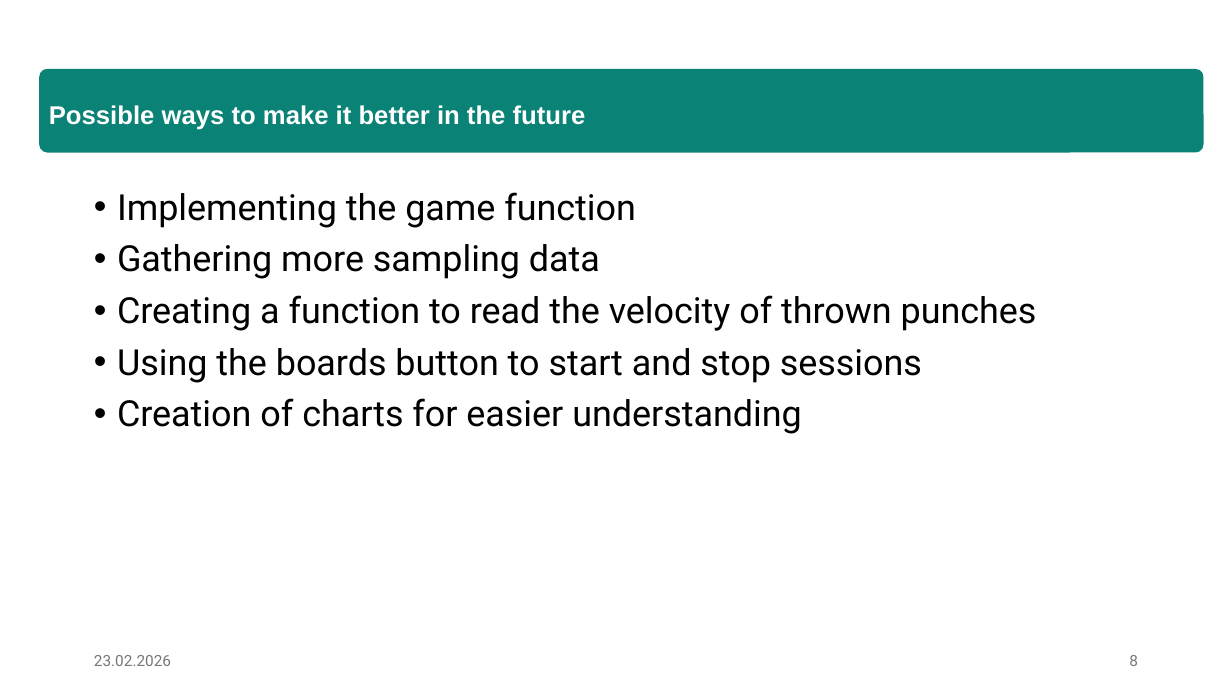
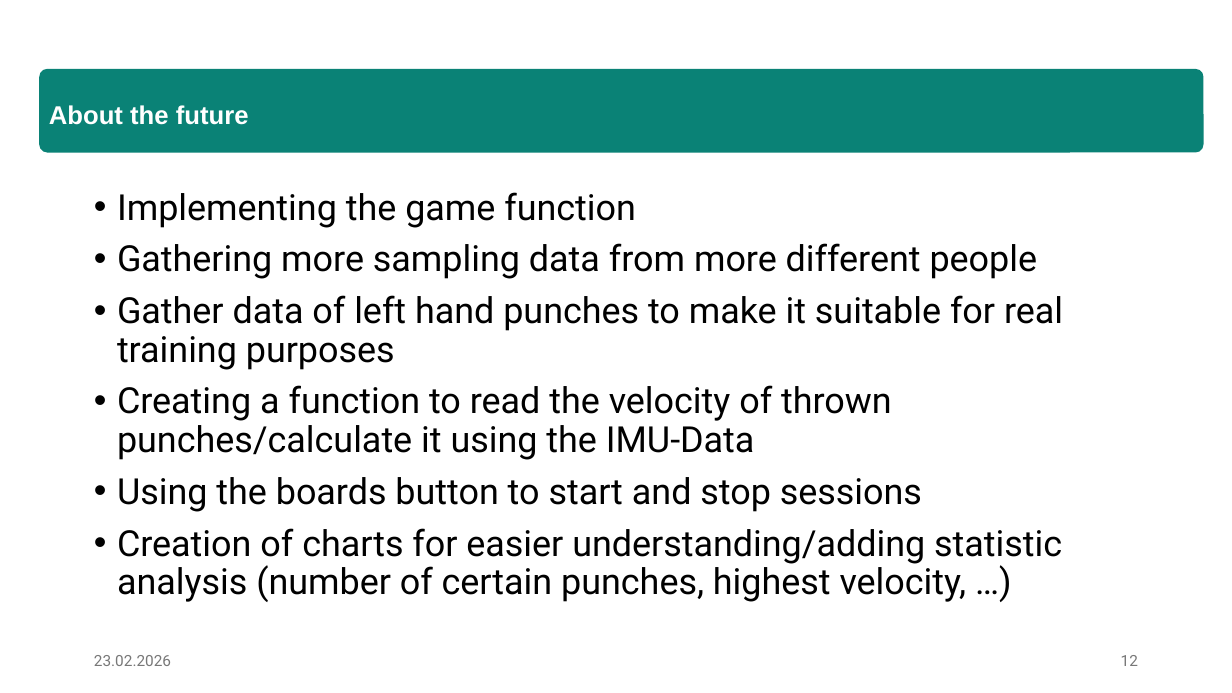
Before and after one commit to e12413440/micropython-hands-on-course, a slide deck: slide 12 of report/Präsentation.pptx (slide 8 before the commit). Drawn at 1232x693 pixels with LibreOffice and Linux fonts; fonts in the diff are those of the drawing. Boxes give left, top, right and bottom in pixels: in the first picture for what was removed or moved away, otherwise in the second. Text is boxed around its words. In the diff, an @@ line names an element or a change of style, - is before the commit and + after.

Commit message:
changes to final presentation

```diff
--- a/report/Präsentation.pptx
+++ b/report/Präsentation.pptx
@@ text in rounded rectangle at (49,105,249,125): text changed @@
-Possible ways to make it better in the future
+About the future
@@ text at (117,243,1063,460): text changed @@
-• Gathering more sampling data
-• Creating a function to read the velocity of thrown punches
+• Gathering more sampling data from more different people
+• Gather data of left hand punches to make it suitable for real training purposes
+• Creating a function to read the velocity of thrown punches/calculate it using the IMU-Data
@@ text at (117,528,1062,602): text changed @@
-• Creation of charts for easier understanding
+• Creation of charts for easier understanding/adding statistic analysis (number of certain punches, highest velocity, …)
@@ page number at (1121,655,1138,666): text changed @@
-8
+12
```
Also in this commit, not shown: 7 other slides changed, 4 slides added.
